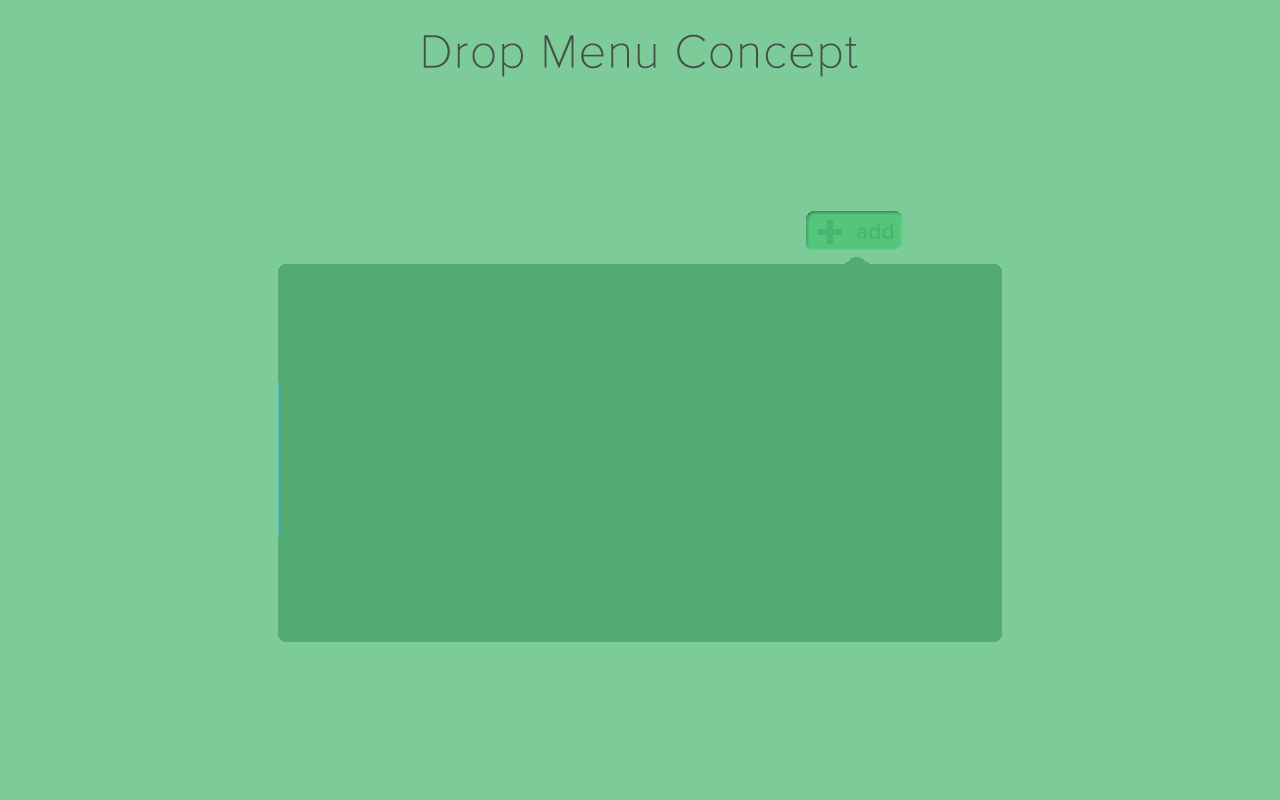
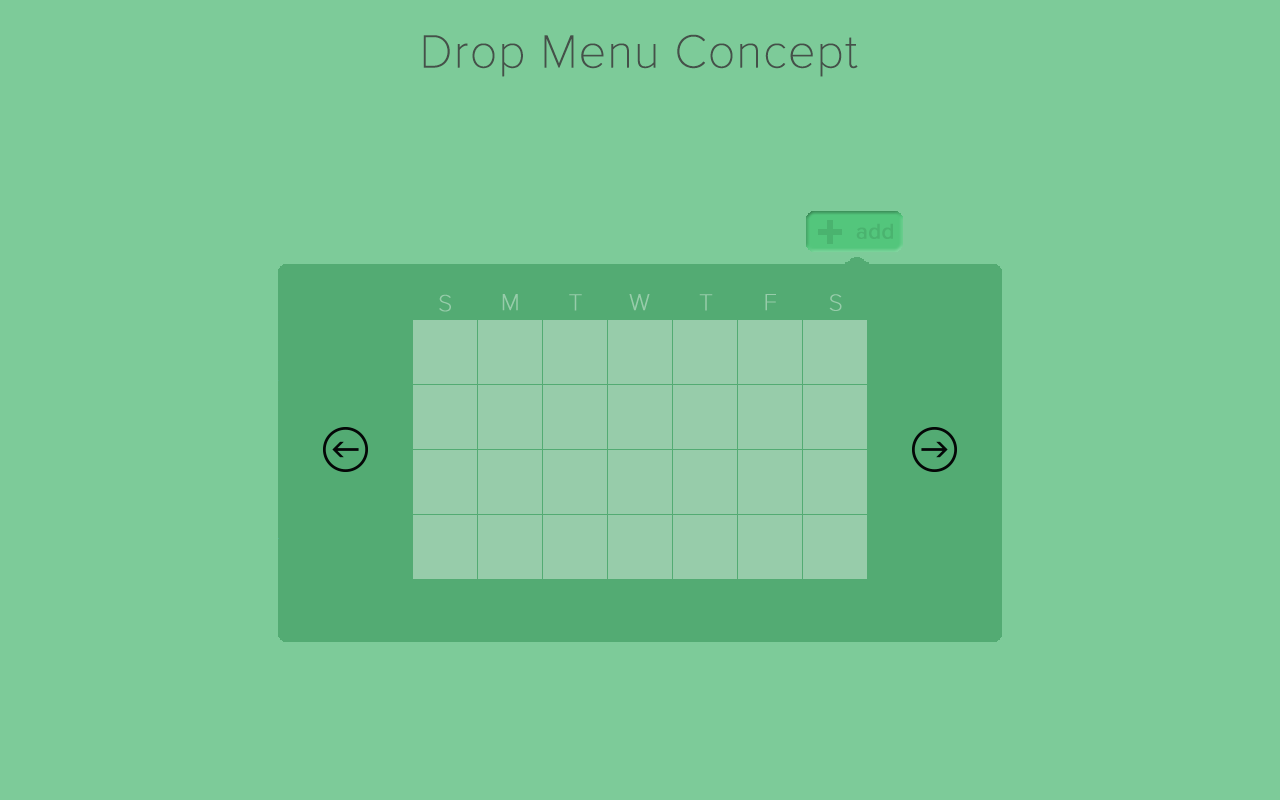
The second 1280×800 image is a revision of the first. Changes to its layers:
added layer "S" above "Layer 12" over [left=439, top=294, right=842, bottom=312]
added layer "Layer 12" above "Layer 14" over [left=323, top=427, right=957, bottom=472]
added layer "Layer 14" above "Layer 2" over [left=413, top=320, right=867, bottom=579]
painted on "Rounded Rectangle 1" over [left=278, top=381, right=279, bottom=538]
